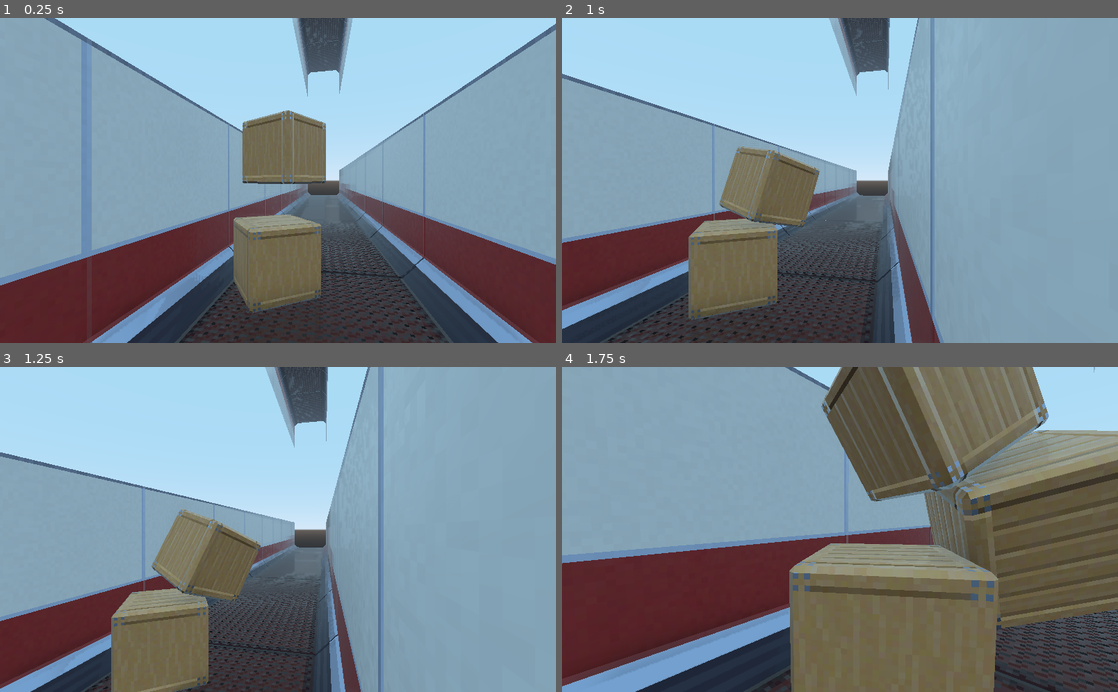
Above: before the commit, frames 1-4 (two rows, left to right).
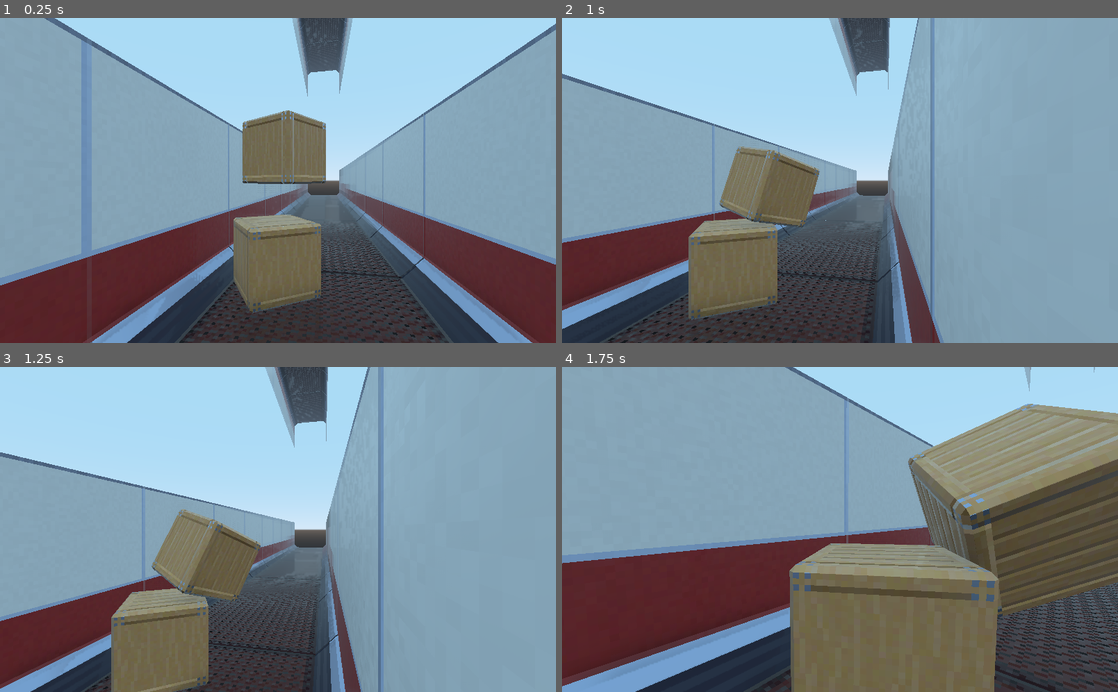
Above: after the commit, the same moments.

Repository: Naronco/JingleJam2020
Game: Godot game, scene res://main.tscn
The game is run twice, just before and just after one commit, with the same random seed, the same clock (stepped at 60 frames per second) and the same inputs.
Inputs (mouse positions are in pixels of both pictures, inside the frame that each line leads up to):
- Up to frame 1 (0.25 s): no input
- Up to frame 2 (1 s): move the mouse to (962, 164) at 0.52 s; hold D (movement_right) from 0.53 s (still down); click (962, 164) at 0.67 s; tap Space (movement_jump) at 0.77 s
- Up to frame 3 (1.25 s): keep holding D (movement_right)
- Up to frame 4 (1.75 s): move the mouse to (812, 529) at 1.27 s; release D (movement_right) at 1.28 s; hold W (movement_forward) from 1.28 s (still down); tap Space (movement_jump) at 1.52 s

Frames 1-3 are identical in both runs. In frame 4, 19% of the frame differs, in the area x 40-100%, y 0-100%.

Commit message:
upward gravity in upper half

Diff:
--- a/main.tscn
+++ b/main.tscn
@@ -19,6 +19,9 @@
 
 [sub_resource type="ConvexPolygonShape" id=4]
 points = PoolVector3Array( -3.045, 2.59, 1.22, -3.045, 0, 1.22, -3.045, 2.59, -1.22, -3.045, 0, -1.22, -3.045, 2.59, -1 …(352 unchanged characters)…
+
+[sub_resource type="BoxShape" id=11]
+extents = Vector3( 50, 10, 50 )
 
 [sub_resource type="ProceduralSky" id=5]
 sky_top_color = Color( 0.666667, 0.858824, 0.964706, 1 )
@@ -101,11 +104,12 @@
 mesh = ExtResource( 2 )
 material/0 = ExtResource( 3 )
 
-[node name="StaticBody3" type="StaticBody" parent="test2 (mirrored)"]
-transform = Transform( 1, 0, 0, 0, 1, 0, 0, 0, 1, 0, 6.10948e-07, 0 )
+[node name="Area" type="Area" parent="test2 (mirrored)"]
+space_override = 3
+gravity_vec = Vector3( 0, 1, 0 )
 
-[node name="CollisionShape" type="CollisionShape" parent="test2 (mirrored)/StaticBody3"]
-shape = SubResource( 2 )
+[node name="CollisionShape" type="CollisionShape" parent="test2 (mirrored)/Area"]
+shape = SubResource( 11 )
 
 [node name="RigidBody" type="RigidBody" parent="test2 (mirrored)"]
 transform = Transform( 0.828813, 0, 0.559526, 0, 1, 0, -0.559526, 0, 0.828813, -3.29966, 0.75, 3.42734 )
@@ -118,6 +122,11 @@
 [node name="CollisionShape" type="CollisionShape" parent="test2 (mirrored)/RigidBody"]
 transform = Transform( 1.5, 0, 0, 0, 1.5, 0, 0, 0, 1.5, 0, 0, 0 )
 shape = SubResource( 3 )
+
+[node name="StaticBody3" type="StaticBody" parent="test2 (mirrored)"]
+
+[node name="CollisionShape" type="CollisionShape" parent="test2 (mirrored)/StaticBody3"]
+shape = SubResource( 2 )
 
 [node name="RigidBody2" type="RigidBody" parent="test2 (mirrored)"]
 transform = Transform( 0.516055, 0, 0.856555, 0, 1, 0, -0.856555, 0, 0.516055, -3.95609, 3.29784, 3.31004 )
Not shown: 1 places in main.tscn that only renumber resources
